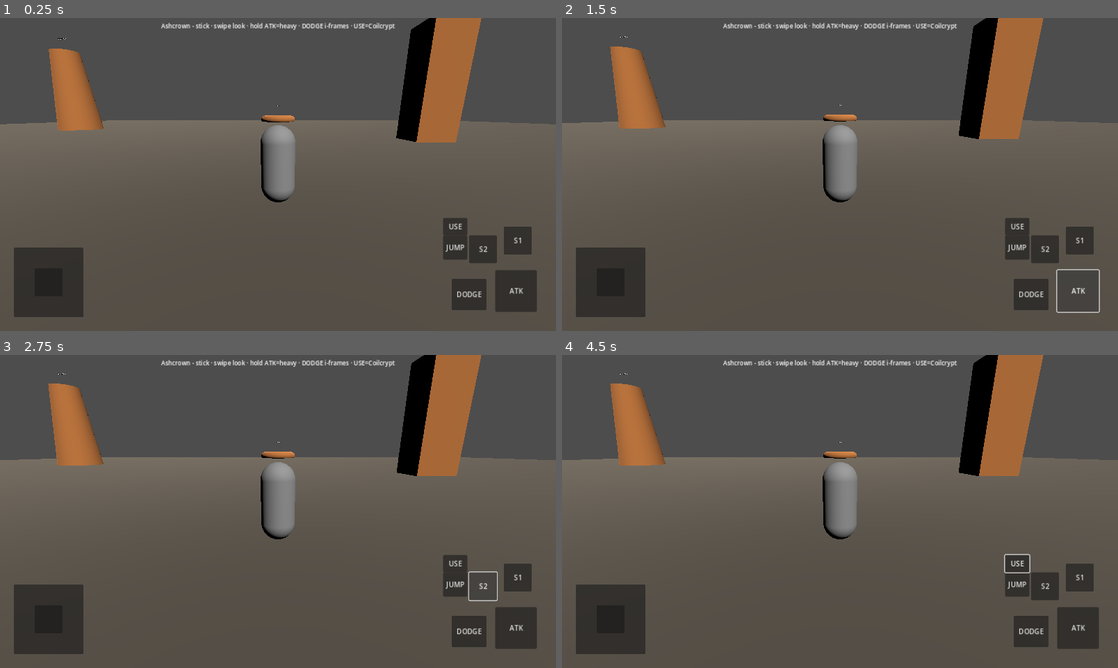
Above: before the commit, frames 1-4 (two rows, left to right).
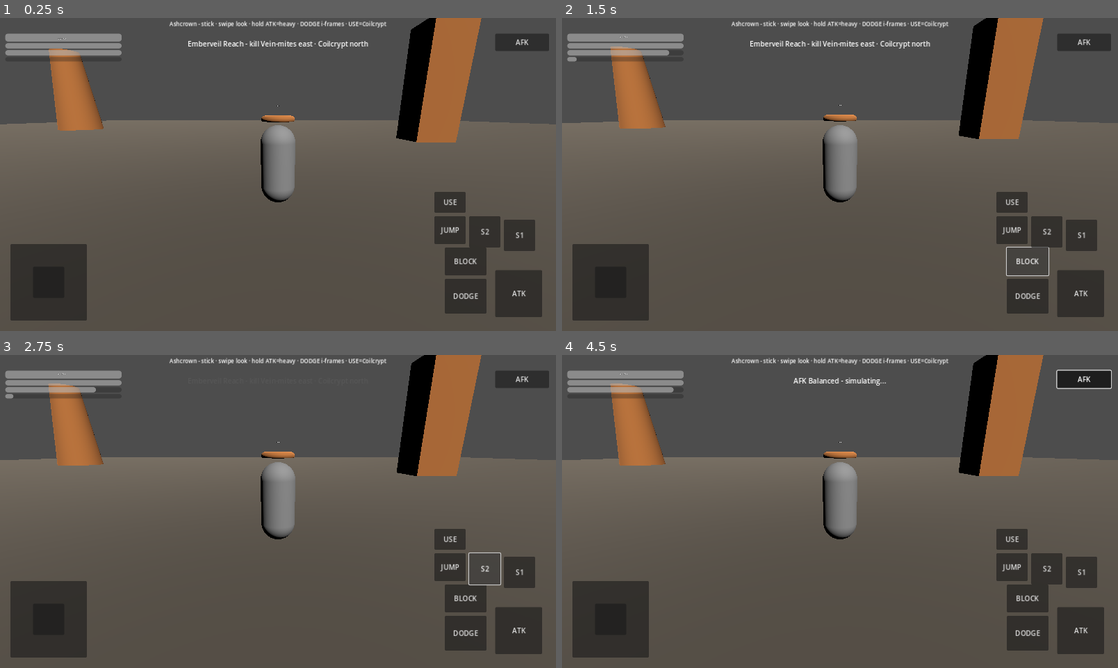
Above: after the commit, the same moments.

Repository: Diddy674176/ashcrown
Game: Godot game, scene res://Main/Main.tscn
Two runs of this game, one before a commit and one after it. Both use one fixed random seed, a clock stepped at 60 frames per second and the inputs below.
Inputs (mouse positions are in pixels of both pictures, inside the frame that each line leads up to):
- Up to frame 1 (0.25 s): no input
- Up to frame 2 (1.5 s): click "S1" at 0.5 s; click "ATK" (after the commit: "BLOCK") at 1.25 s
- Up to frame 3 (2.75 s): click "S2" at 2 s
- Up to frame 4 (4.5 s): click "JUMP" at 2.75 s; click "USE" at 3.5 s; click (1084, 380) at 4.25 s, where only the run after the commit has a clickable "AFK"

The runs differ from the first frame. In frame 1, 5.7% of the frame differs, in the area x 0-99%, y 0-97%; in frame 2, 5.5%; in frame 3, 5.0%; in frame 4, 5.7%.
Error before the commit: Invalid access to property or key 'toggled' on a base object of type 'null instance'. (res://UI/TouchControls.gd:83)

Commit message:
feat: TouchControls.tscn HUD bars BLOCK AFK ReturnReport

Diff:
--- a/UI/TouchControls.tscn
+++ b/UI/TouchControls.tscn
@@ -24,24 +24,61 @@
 grow_vertical = 2
 mouse_filter = 0
 
+[node name="Hud" type="VBoxContainer" parent="Root"]
+layout_mode = 1
+anchors_preset = 0
+offset_left = 12.0
+offset_top = 36.0
+offset_right = 280.0
+offset_bottom = 140.0
+mouse_filter = 2
+
+[node name="HpBar" type="ProgressBar" parent="Root/Hud"]
+custom_minimum_size = Vector2(0, 18)
+layout_mode = 2
+max_value = 120.0
+value = 120.0
+show_percentage = false
+
+[node name="StaBar" type="ProgressBar" parent="Root/Hud"]
+custom_minimum_size = Vector2(0, 12)
+layout_mode = 2
+max_value = 100.0
+value = 100.0
+show_percentage = false
+
+[node name="FocBar" type="ProgressBar" parent="Root/Hud"]
+custom_minimum_size = Vector2(0, 12)
+layout_mode = 2
+max_value = 100.0
+value = 100.0
+show_percentage = false
+
+[node name="HeatBar" type="ProgressBar" parent="Root/Hud"]
+custom_minimum_size = Vector2(0, 10)
+layout_mode = 2
+max_value = 100.0
+value = 0.0
+show_percentage = false
+
 [node name="LeftStick" type="Panel" parent="Root"]
 layout_mode = 1
 anchors_preset = 2
 anchor_top = 1.0
 anchor_bottom = 1.0
-offset_left = 32.0
-offset_top = -192.0
-offset_right = 192.0
-offset_bottom = -32.0
+offset_left = 24.0
+offset_top = -200.0
+offset_right = 200.0
+offset_bottom = -24.0
 grow_vertical = 0
 mouse_filter = 0
 
 [node name="Knob" type="Panel" parent="Root/LeftStick"]
 layout_mode = 0
-offset_left = 48.0
-offset_top = 48.0
-offset_right = 112.0
-offset_bottom = 112.0
+offset_left = 52.0
+offset_top = 52.0
+offset_right = 124.0
+offset_bottom = 124.0
 mouse_filter = 2
 
 [node name="RightCluster" type="Control" parent="Root"]
@@ -51,68 +88,133 @@
 anchor_top = 1.0
 anchor_right = 1.0
 anchor_bottom = 1.0
-offset_left = -260.0
-offset_top = -260.0
-offset_right = -16.0
-offset_bottom = -16.0
+offset_left = -280.0
+offset_top = -280.0
+offset_right = -12.0
+offset_bottom = -12.0
 grow_horizontal = 0
 grow_vertical = 0
 mouse_filter = 2
 
 [node name="Attack" type="Button" parent="Root/RightCluster"]
 layout_mode = 0
-offset_left = 120.0
-offset_top = 120.0
-offset_right = 216.0
-offset_bottom = 216.0
+offset_left = 140.0
+offset_top = 140.0
+offset_right = 248.0
+offset_bottom = 248.0
 text = "ATK"
 
 [node name="Dodge" type="Button" parent="Root/RightCluster"]
 layout_mode = 0
-offset_left = 20.0
-offset_top = 140.0
-offset_right = 100.0
-offset_bottom = 212.0
+offset_left = 24.0
+offset_top = 160.0
+offset_right = 120.0
+offset_bottom = 240.0
 text = "DODGE"
 
+[node name="Block" type="Button" parent="Root/RightCluster"]
+layout_mode = 0
+offset_left = 24.0
+offset_top = 88.0
+offset_right = 120.0
+offset_bottom = 152.0
+text = "BLOCK"
+
 [node name="Skill1" type="Button" parent="Root/RightCluster"]
 layout_mode = 0
-offset_left = 140.0
-offset_top = 20.0
-offset_right = 204.0
+offset_left = 160.0
+offset_top = 24.0
+offset_right = 232.0
+offset_bottom = 96.0
+text = "S1"
+
+[node name="Skill2" type="Button" parent="Root/RightCluster"]
+layout_mode = 0
+offset_left = 80.0
+offset_top = 16.0
+offset_right = 152.0
+offset_bottom = 88.0
+text = "S2"
+
+[node name="Jump" type="Button" parent="Root/RightCluster"]
+layout_mode = 0
+offset_left = 0.0
+offset_top = 16.0
+offset_right = 72.0
+offset_bottom = 80.0
+text = "JUMP"
+
+[node name="Interact" type="Button" parent="Root/RightCluster"]
+layout_mode = 0
+offset_left = 0.0
+offset_top = -40.0
+offset_right = 72.0
+offset_bottom = 8.0
+text = "USE"
+
+[node name="AfkBtn" type="Button" parent="Root"]
+layout_mode = 1
+anchors_preset = 1
+anchor_left = 1.0
+anchor_right = 1.0
+offset_left = -140.0
+offset_top = 36.0
+offset_right = -16.0
+offset_bottom = 76.0
+grow_horizontal = 0
+toggle_mode = true
+text = "AFK"
+
+[node name="Toast" type="Label" parent="Root"]
+layout_mode = 1
+anchors_preset = 5
+anchor_left = 0.5
+anchor_right = 0.5
+offset_left = -280.0
+offset_top = 48.0
+offset_right = 280.0
 offset_bottom = 84.0
-text = "S1"
-
-[node name="Skill2" type="Button" parent="Root/RightCluster"]
-layout_mode = 0
-offset_left = 60.0
-offset_top = 40.0
-offset_right = 124.0
-offset_bottom = 104.0
-text = "S2"
-
-[node name="Jump" type="Button" parent="Root/RightCluster"]
-layout_mode = 0
-offset_left = 0.0
-offset_top = 40.0
-offset_right = 56.0
-offset_bottom = 96.0
-text = "JUMP"
-
-[node name="Interact" type="Button" parent="Root/RightCluster"]
-layout_mode = 0
-offset_left = 0.0
-offset_top = 0.0
-offset_right = 56.0
-offset_bottom = 40.0
-text = "USE"
+grow_horizontal = 2
+theme_override_font_sizes/font_size = 16
+text = ""
+horizontal_alignment = 1
+modulate = Color(1, 1, 1, 0)
 
 [node name="Hint" type="Label" parent="Root"]
 layout_mode = 1
 anchors_preset = 10
 anchor_right = 1.0
-offset_top = 8.0
-offset_bottom = 40.0
-theme_override_font_sizes/font_size = 14
-text = "Emberveil Reach — stick move · swipe look · ATK/DODGE/S1/S2/JUMP/USE"
+offset_top = 4.0
+offset_bottom = 32.0
+theme_override_font_sizes/font_size = 13
+text = "Emberveil Reach - stick · swipe · hold ATK · DODGE · USE Coilcrypt"
 horizontal_alignment = 1
+
+[node name="ReturnReport" type="PanelContainer" parent="Root"]
+visible = false
+layout_mode = 1
+anchors_preset = 8
+anchor_left = 0.5
+anchor_top = 0.5
+anchor_right = 0.5
+anchor_bottom = 0.5
+offset_left = -180.0
+offset_top = -140.0
+offset_right = 180.0
+offset_bottom = 140.0
+grow_horizontal = 2
+grow_vertical = 2
+
+[node name="VBox" type="VBoxContainer" parent="Root/ReturnReport"]
+layout_mode = 2
+
+[node name="Body" type="Label" parent="Root/ReturnReport/VBox"]
+layout_mode = 2
+theme_override_font_sizes/font_size = 16
+text = "AFK Return Report"
+horizontal_alignment = 1
+vertical_alignment = 1
+
+[node name="Close" type="Button" parent="Root/ReturnReport/VBox"]
+layout_mode = 2
+text = "OK"
